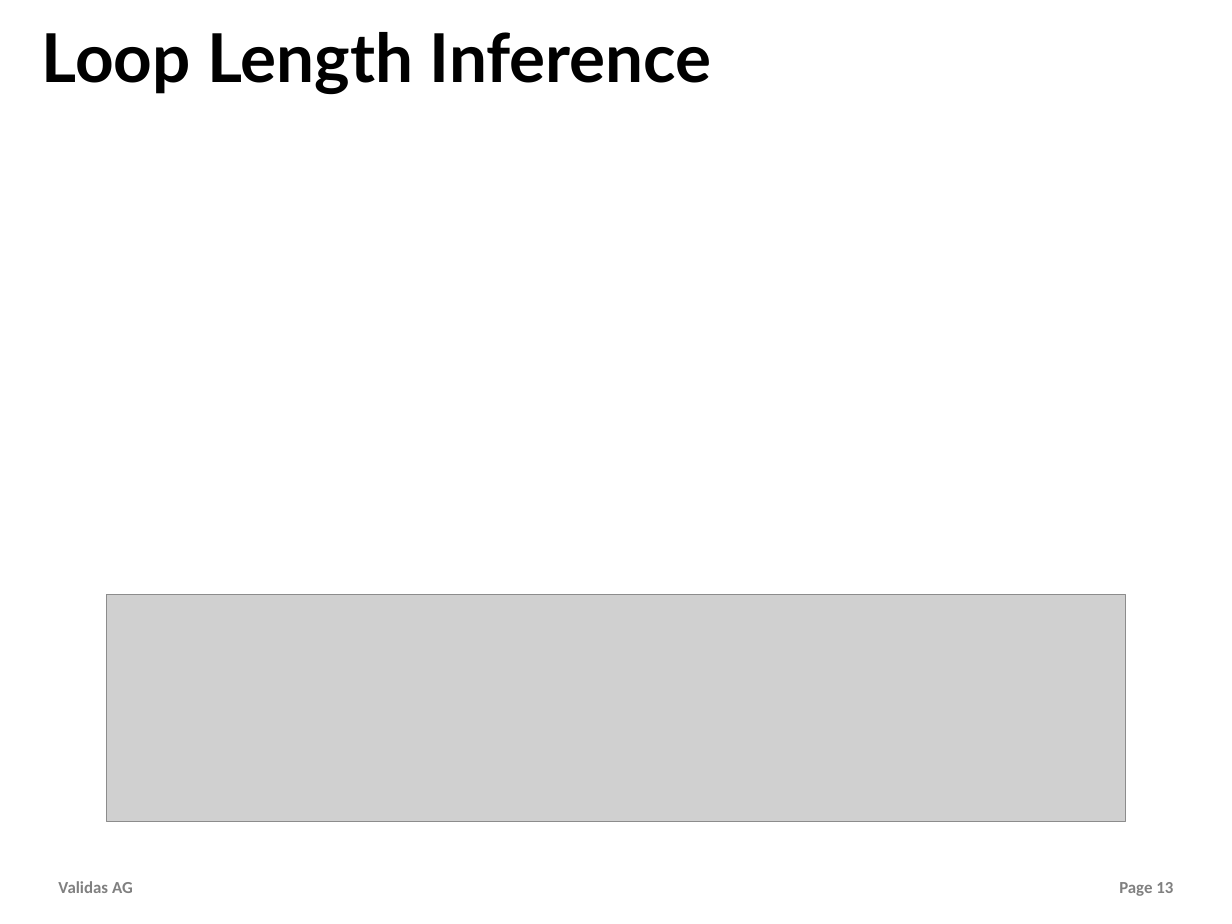
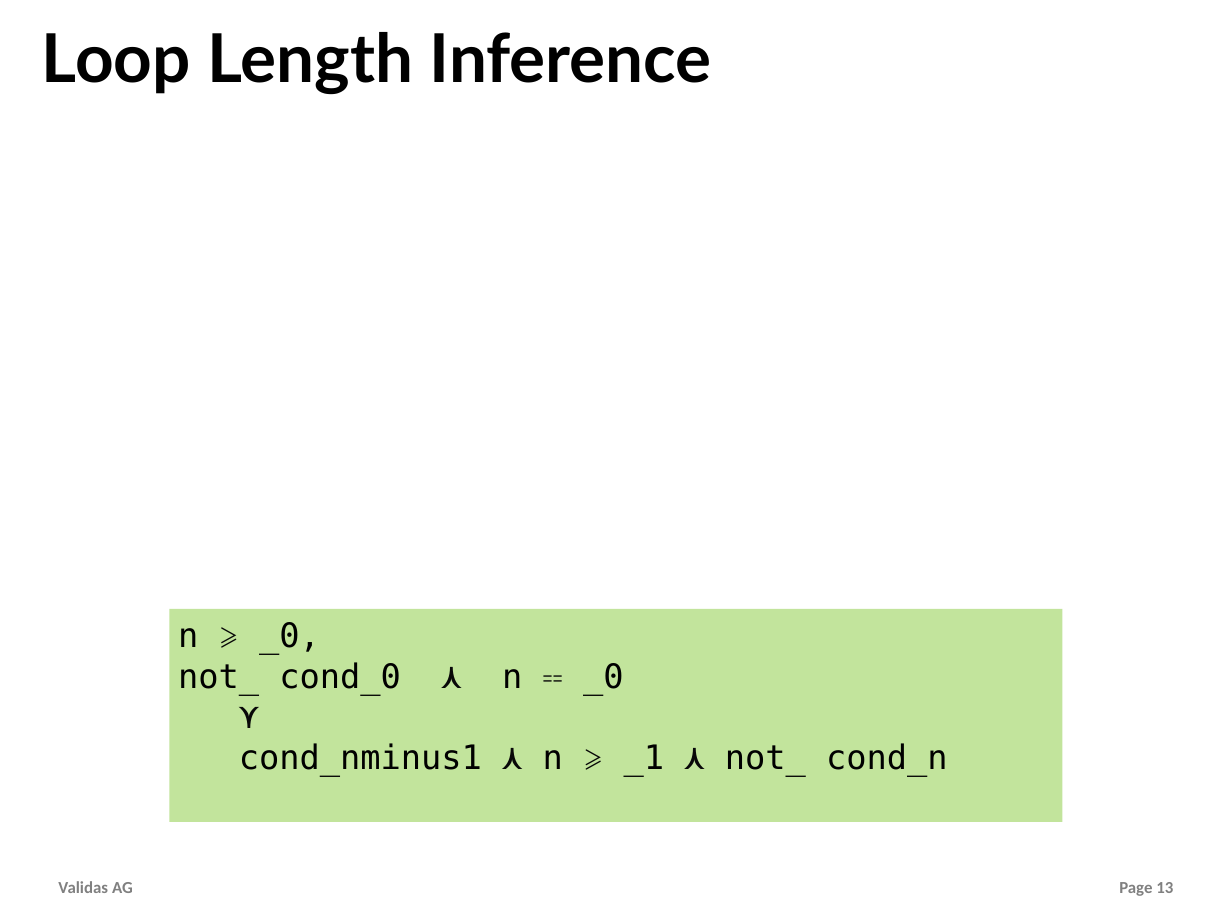
Before and after one commit to theoremprover/tvg, a slide deck: slide 13 of Vortraege/tvg.pptx. Drawn at 1232x924 pixels with LibreOffice and Linux fonts; fonts in the diff are those of the drawing; grey boxes stand for pictures; background and template pictures are left out. Boxes give left, top, right and bottom in pixels: in the first picture for what was removed or moved away, otherwise in the second. Text is boxed around its words. In the diff, an @@ line names an element or a change of style, - is before the commit and + after.

```diff
--- a/Vortraege/tvg.pptx
+++ b/Vortraege/tvg.pptx
@@ picture removed at bbox=[107, 594, 1126, 821] @@
@@ rectangle added at bbox=[170, 609, 1063, 822], fill #C2E49C, 28 pt, text #000000 @@
+n ⩾ _0,
+not_ cond_0 ⋏ n ⩵ _0
+⋎
+cond_nminus1 ⋏ n ⩾ _1 ⋏ not_ cond_n
```
Also in this commit, not shown: 3 other files.
